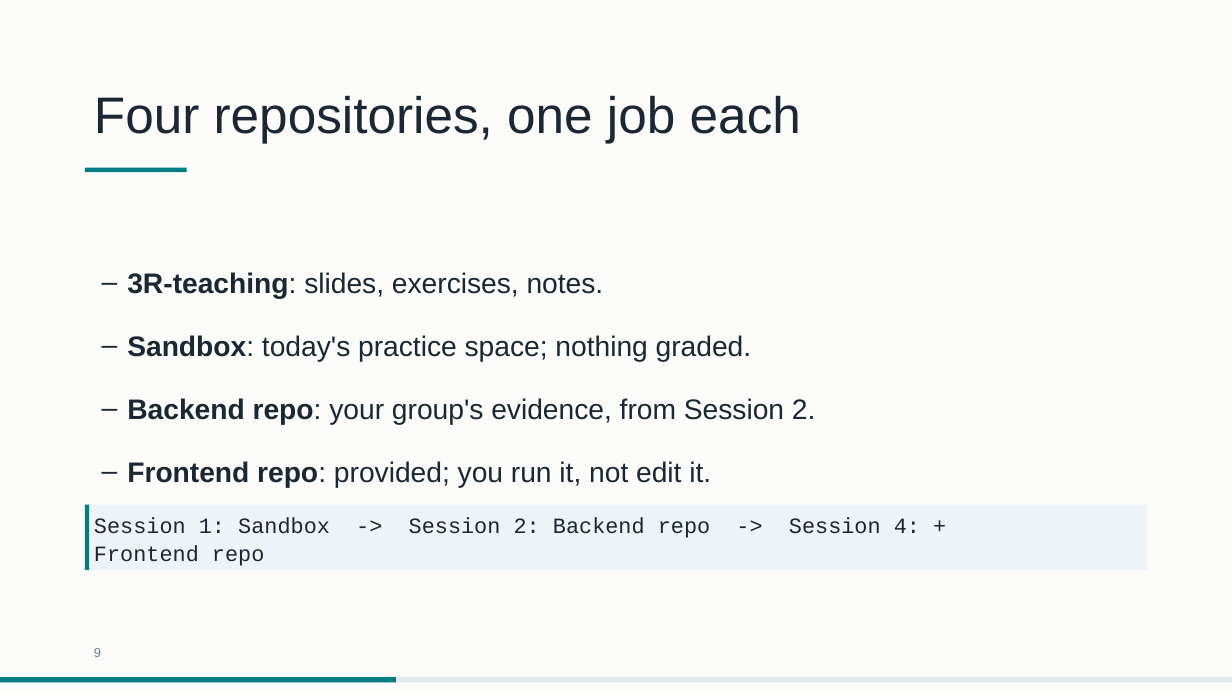
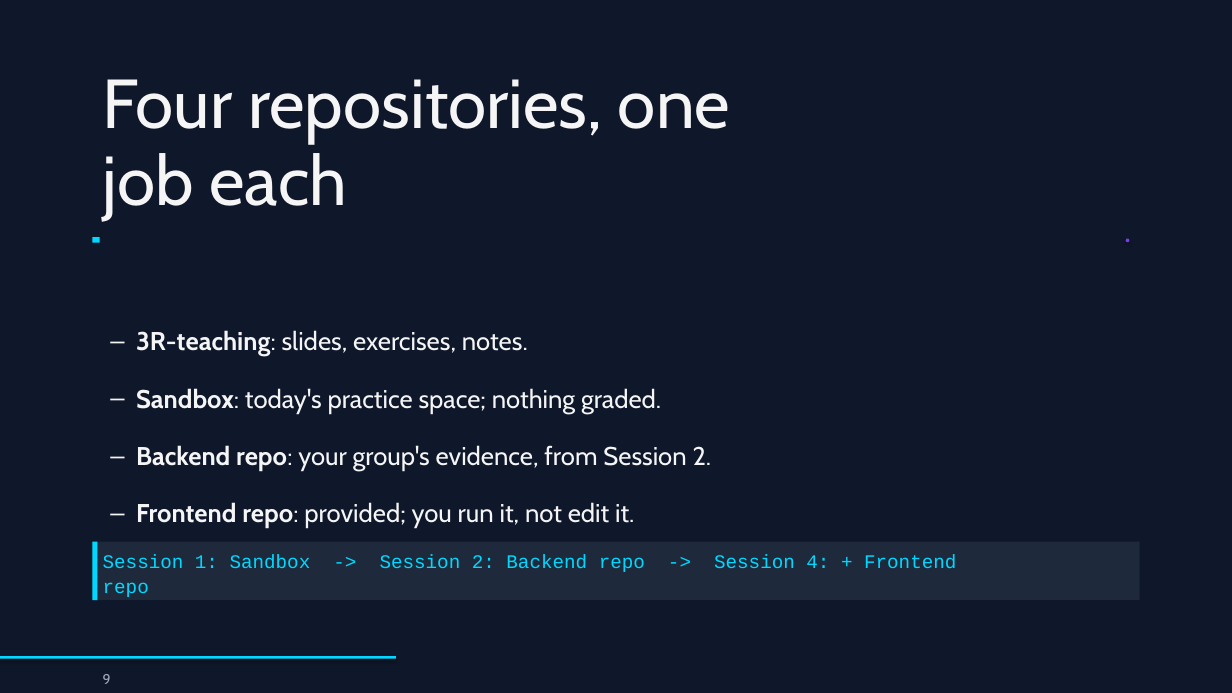
Before and after one commit to drweihungpan-lab/3R-teaching, a slide deck: slide 9 of materials/slides/session-1.pptx. Drawn at 1232x693 pixels with LibreOffice and Linux fonts; fonts in the diff are those of the drawing. Boxes give left, top, right and bottom in pixels: in the first picture for what was removed or moved away, otherwise in the second. Text is boxed around its words. In the diff, an @@ line names an element or a change of style, - is before the commit and + after.

```diff
--- a/materials/slides/session-1.pptx
+++ b/materials/slides/session-1.pptx
@@ background #FBFBF9 to #0F172A @@
@@ text "Four repositories, one job each": place and size @@
-text "Four repositories, one job each" at (94,95,801,143)
+text "Four repositories, one job each" at (103,79,730,220)
@@ text "Four repositories, one job each" at (103,79,730,220): size 40 to 54 pt, font Arial to Cabin, text colour #1B2733 to #F5F5F5; line spacing 50pt to 60pt @@
@@ rectangle at (92,238,100,243): fill #007F82 to #00D9FF @@
@@ rectangle: place and size @@
-rectangle at (85,167,187,172)
+rectangle at (92,238,100,243)
@@ ellipse added at (1126,238,1129,242), fill #7C3AED @@
@@ size 22 to 20 pt, font Arial to Cabin, text colour #1B2733 to #F5F5F5; line spacing 33pt to 30pt in 4 elements at (136,502,634,528), (136,445,712,471), (136,388,661,413), (136,330,528,356) @@
@@ text "3R-teaching: slides, exercises, notes.": place and size @@
-text "3R-teaching: slides, exercises, notes." at (127,272,604,299)
+text "3R-teaching: slides, exercises, notes." at (136,330,528,356)
@@ text "Sandbox: today's practice space; nothing ...": place and size @@
-text "Sandbox: today's practice space; nothing ..." at (127,335,751,362)
+text "Sandbox: today's practice space; nothing ..." at (136,388,661,413)
@@ text "Backend repo: your group's evidence, ...": place and size @@
-text "Backend repo: your group's evidence, ..." at (127,398,815,425)
+text "Backend repo: your group's evidence, ..." at (136,445,712,471)
@@ text "Frontend repo: provided; you run ...": place and size @@
-text "Frontend repo: provided; you run ..." at (127,461,711,488)
+text "Frontend repo: provided; you run ..." at (136,502,634,528)
@@ rectangle "Session 1: Sandbox -> Session ...": place and size @@
-rectangle "Session 1: Sandbox -> Session ..." at (85,505,1147,570)
+rectangle "Session 1: Sandbox -> Session ..." at (92,542,1140,600)
@@ rectangle "Session 1: Sandbox -> Session ..." at (92,542,1140,600): size 17 to 15 pt, text colour #1B2733 to #00D9FF; line spacing 22.4pt to 19.8pt; fill #EDF3F6 to #1E293B @@
@@ rectangle: place and size @@
-rectangle at (85,505,89,570)
+rectangle at (92,542,98,600)
@@ rectangle at (92,542,98,600): fill #007F82 to #00D9FF @@
@@ rectangle: place and size @@
-rectangle at (0,677,396,683)
+rectangle at (0,656,396,659)
@@ rectangle at (0,656,396,659): fill #007F82 to #00D9FF; shadow on @@
@@ rectangle removed at (0,677,1232,683) @@
@@ text "9": place and size @@
-text "9" at (94,648,101,657)
+text "9" at (103,674,111,684)
@@ text "9" at (103,674,111,684): size 10 to 11 pt, font Arial to Cabin, text colour #6E7F8D to #A0A8B8; line spacing 13.2pt to 14.5pt @@
```
Also in this commit, not shown: 27 other slides changed, 2 other files.
